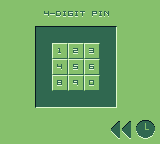
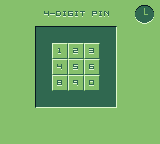
Two versions of the same layered image (160x144). Layer-by-layer changes:
painted on "Books #1" over [left=111, top=5, right=155, bottom=139]
